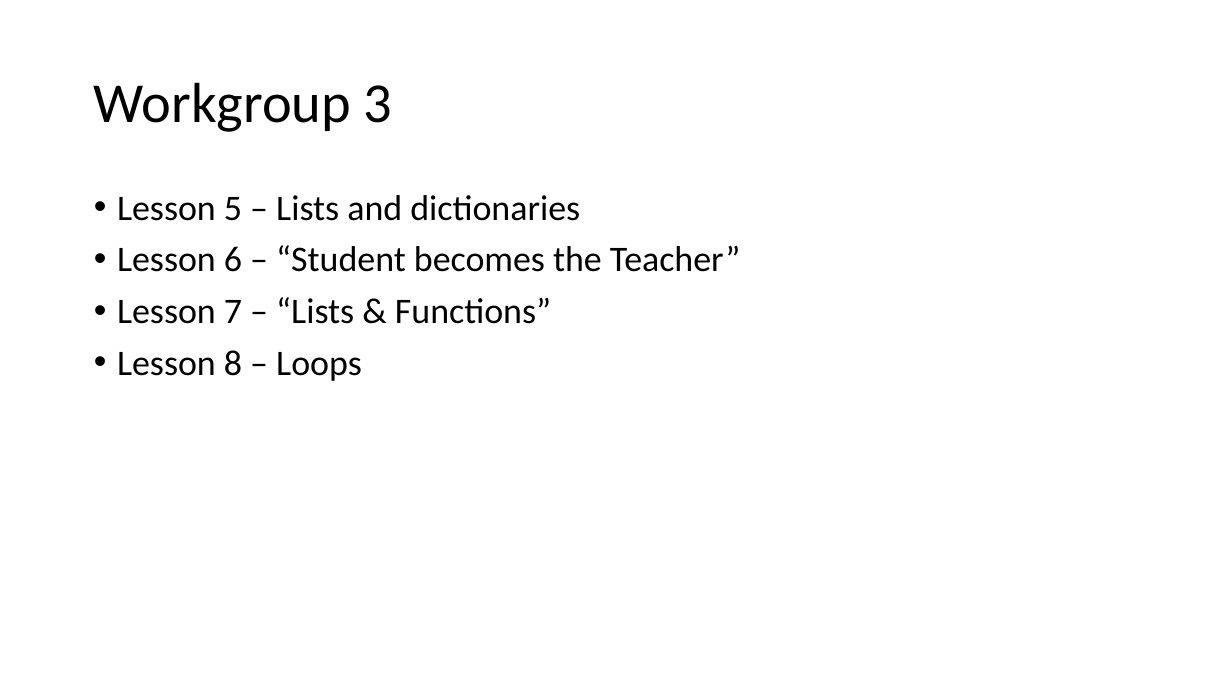
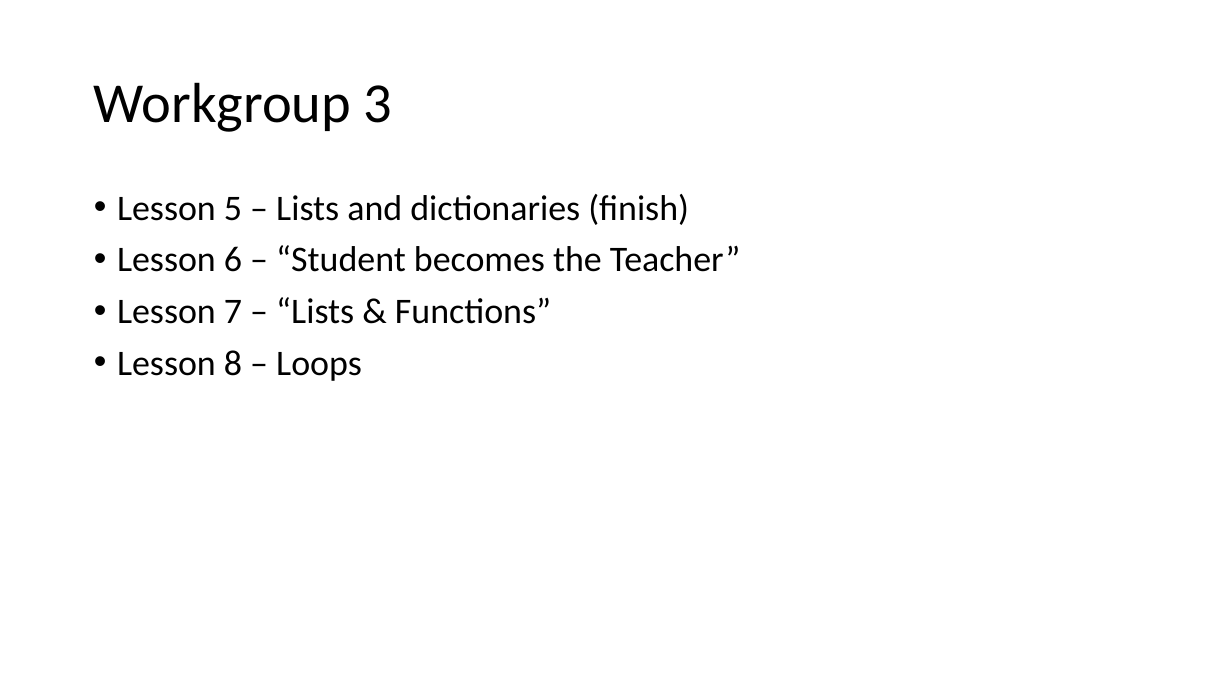
Before and after one commit to jbousquin/py_workgroup, a slide deck: slide 2 of slides/GED_Python_Workgroup_2018_01_23.pptx. Drawn at 1232x693 pixels with LibreOffice and Linux fonts; fonts in the diff are those of the drawing. Boxes give left, top, right and bottom in pixels: in the first picture for what was removed or moved away, otherwise in the second. Text is boxed around its words. In the diff, an @@ line names an element or a change of style, - is before the commit and + after.

Commit message:
updated slides with agenda

```diff
--- a/slides/GED_Python_Workgroup_2018_01_23.pptx
+++ b/slides/GED_Python_Workgroup_2018_01_23.pptx
@@ text at bbox=[117, 194, 689, 225]: text changed @@
-• Lesson 5 – Lists and dictionaries
+• Lesson 5 – Lists and dictionaries (finish)
```
